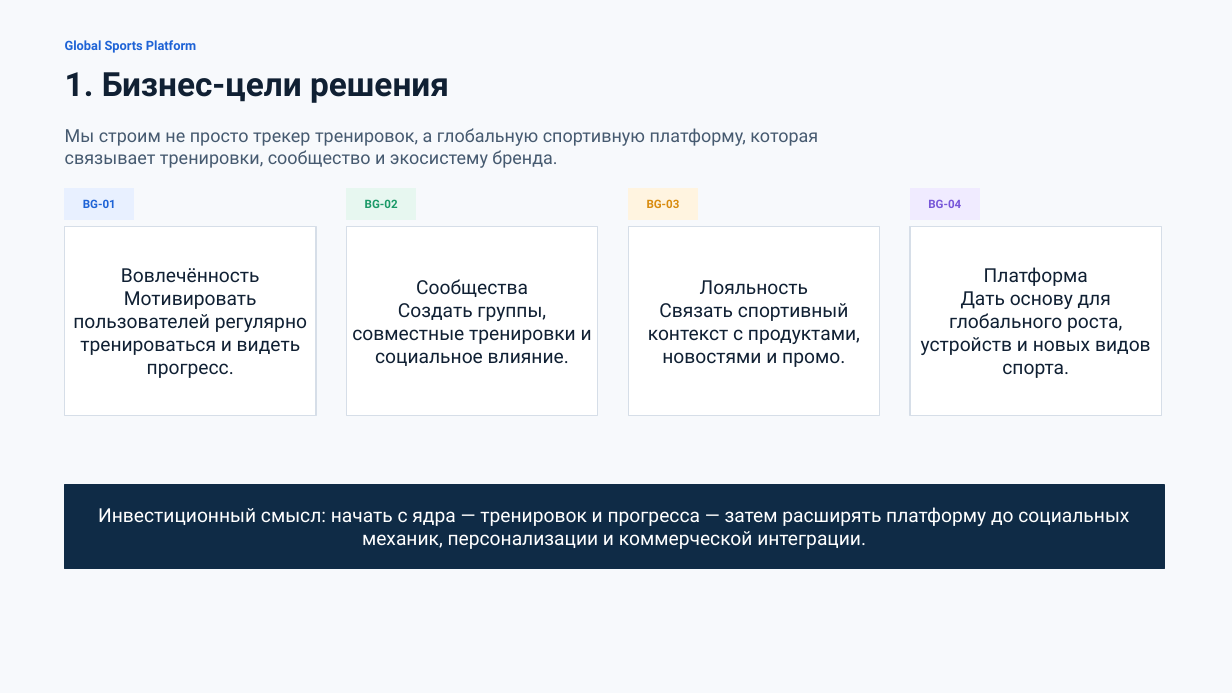
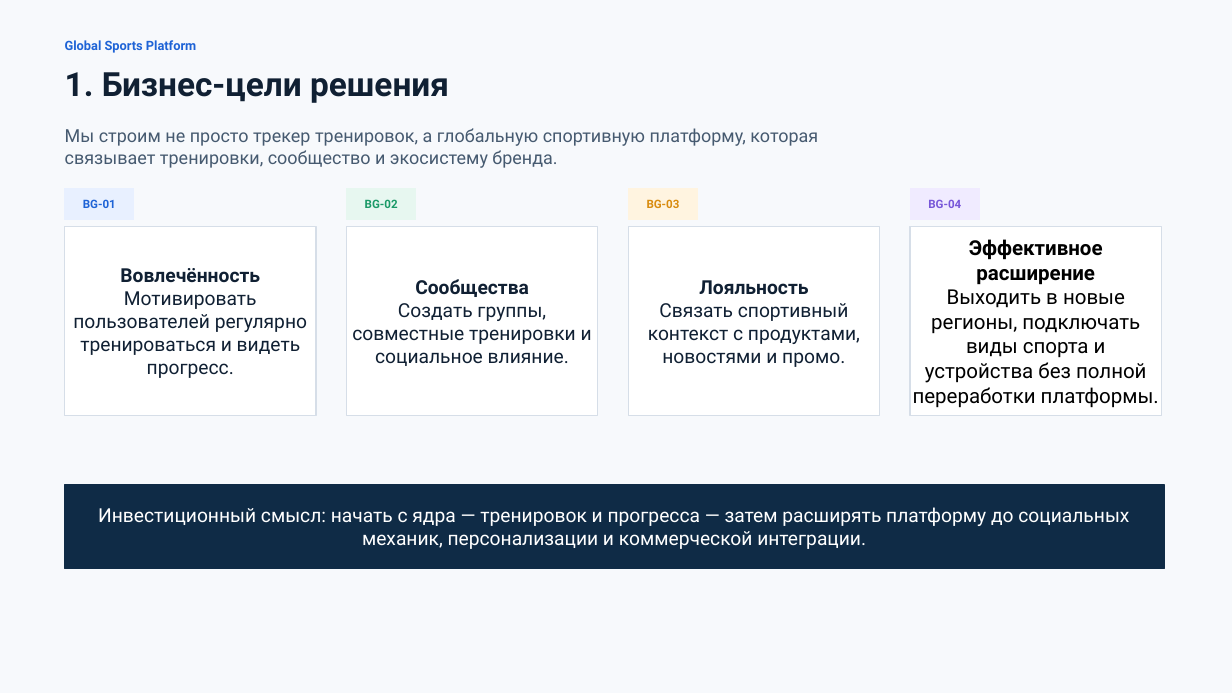
Before and after one commit to vl-anufriev/global-sports-platform-architecture, a slide deck: slide 2 of presentation/global-sports-platform-architecture.pptx. Drawn at 1232x693 pixels with LibreOffice and Linux fonts; fonts in the diff are those of the drawing. Boxes give left, top, right and bottom in pixels: in the first picture for what was removed or moved away, otherwise in the second. Text is boxed around its words. In the diff, an @@ line names an element or a change of style, - is before the commit and + after.

```diff
--- a/presentation/global-sports-platform-architecture.pptx
+++ b/presentation/global-sports-platform-architecture.pptx
@@ text in rectangle at box(913, 239, 1159, 408): text changed; size 15 to 16 pt; text colour #102033 to #000000 @@
-Платформа
-Дать основу для глобального роста, устройств и новых видов спорта.
+Эффективное расширение
+Выходить в новые регионы, подключать виды спорта и устройства без полной переработки платформы.
@@ text in rectangle at box(120, 268, 260, 282): bold on in "Вовлечённость" @@
@@ text in rectangle at box(415, 279, 529, 297): bold on in "Сообщества" @@
@@ text in rectangle at box(699, 280, 808, 294): bold on in "Лояльность" @@
```
Also in this commit, not shown: 1 other slide changed.
